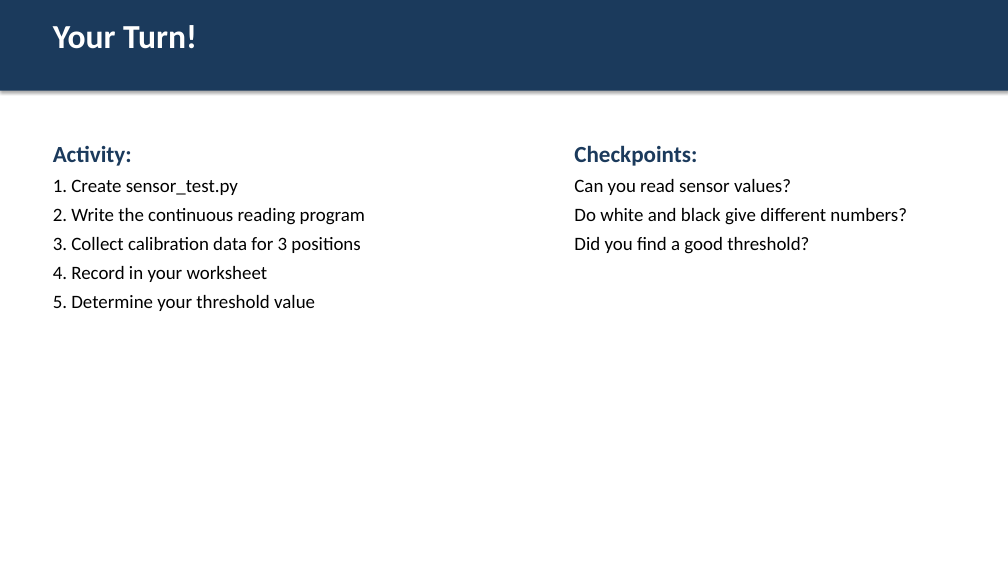
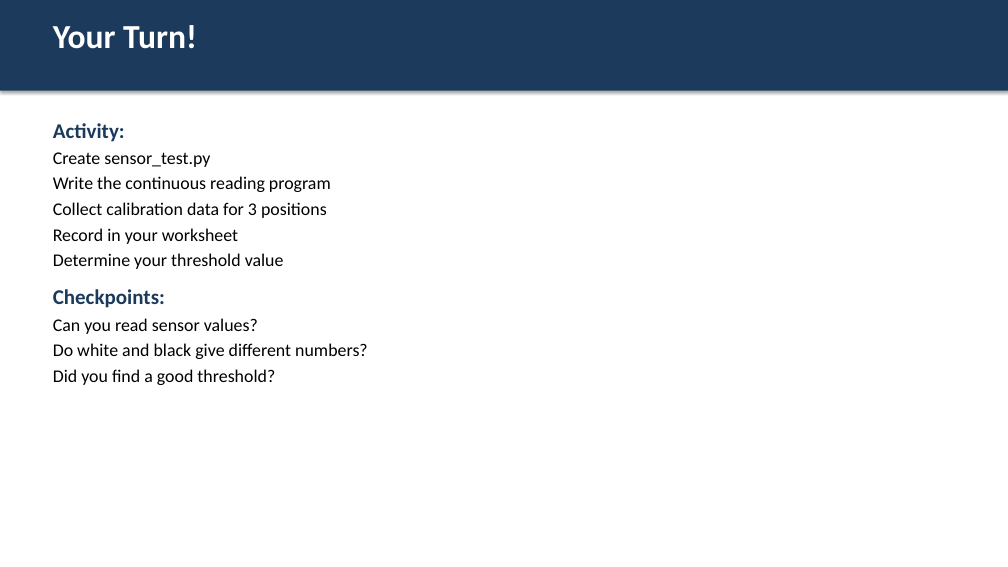
Before and after one commit to bradamiller/IntoToPython, a slide deck: slide 9 of module-02-line-tracking/slides/01-the-reflectance-sensor.pptx. Drawn at 1008x567 pixels with LibreOffice and Linux fonts; fonts in the diff are those of the drawing. Boxes give left, top, right and bottom in pixels: in the first picture for what was removed or moved away, otherwise in the second. Text is boxed around its words. In the diff, an @@ line names an element or a change of style, - is before the commit and + after.

```diff
--- a/module-02-line-tracking/slides/01-the-reflectance-sensor.pptx
+++ b/module-02-line-tracking/slides/01-the-reflectance-sensor.pptx
@@ text at box(53, 123, 125, 142): size 22 to 20 pt in "Activity:"; less space between paragraphs @@
@@ text removed at box(574, 145, 907, 254) @@
-Checkpoints:
-Can you read sensor values?
-Do white and black give different numbers?
-Did you find a good threshold?
@@ text at box(53, 152, 368, 385): text changed; size 18 to 17 pt @@
-1. Create sensor_test.py
-2. Write the continuous reading program
-3. Collect calibration data for 3 positions
-4. Record in your worksheet
-5. Determine your threshold value
+Create sensor_test.py
+Write the continuous reading program
+Collect calibration data for 3 positions
+Record in your worksheet
+Determine your threshold value
+Checkpoints:
+Can you read sensor values?
+Do white and black give different numbers?
+Did you find a good threshold?
```
Also in this commit, not shown: 9 other slides changed, 40 other files.
